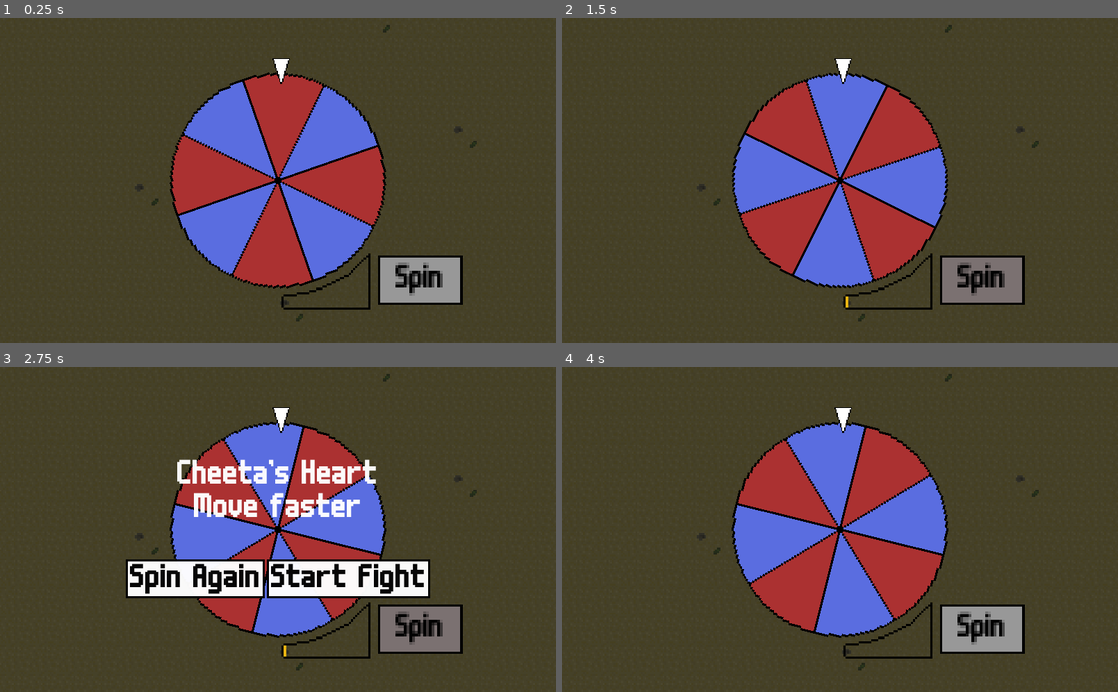
Above: before the commit, frames 1-4 (two rows, left to right).
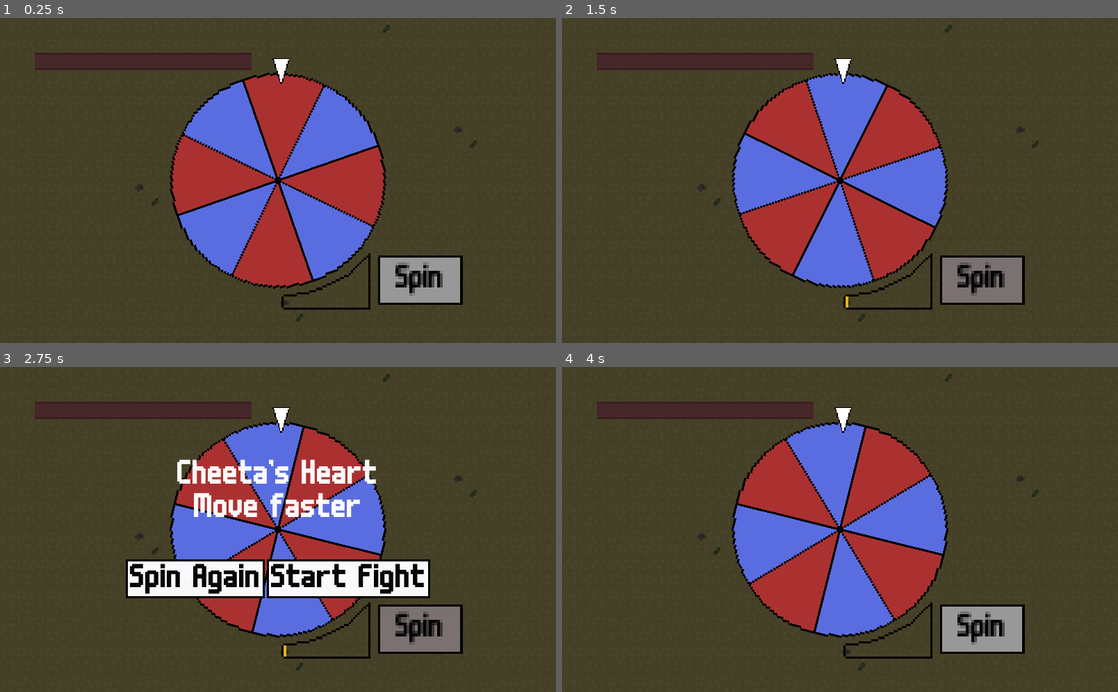
Above: after the commit, the same moments.

Repository: ectucker1/ksufalljam2020
Game: Godot game, scene res://Arena/Arena.tscn
The game is run twice, just before and just after one commit, with the same random seed, the same clock (stepped at 60 frames per second) and the same inputs. The engine's default icon, where the game draws it, is replaced by a stand-in: a white triangle on a blue panel in a dark square.
Inputs (mouse positions are in pixels of both pictures, inside the frame that each line leads up to):
- Up to frame 1 (0.25 s): no input
- Up to frame 2 (1.5 s): click "Spin" at 0.5 s; move the mouse to (962, 164) at 1.27 s; press the mouse at (962, 164) at 1.28 s; hold D (move_right) from 1.28 s (still down)
- Up to frame 3 (2.75 s): move the mouse to (166, 545) at 2.02 s; release D (move_right) at 2.03 s; release the mouse at (166, 545) at 2.03 s; hold S (move_down) from 2.03 s (still down); right-click (166, 545) at 2.1 s
- Up to frame 4 (4 s): release S (move_down) at 2.75 s; click "Spin Again" at 2.75 s; move the mouse to (895, 458) at 3.52 s; press the mouse at (895, 458) at 3.53 s; hold D (move_right) from 3.53 s (still down)

The runs differ from the first frame. In frame 1, 1.6% of the frame differs, in the area x 6-46%, y 10-17%; in frame 2, 1.6%; in frame 3, 1.6%; in frame 4, 1.6%.

Commit message:
Added a basic healthbar

Diff:
--- a/Arena/Arena.tscn
+++ b/Arena/Arena.tscn
@@ -6,6 +6,7 @@
 [ext_resource path="res://Arena/tilemaps/walls_front.png" type="Texture" id=4]
 [ext_resource path="res://Arena/tilemaps/walls.png" type="Texture" id=5]
 [ext_resource path="res://Arena/tilemaps/ground.png" type="Texture" id=6]
+[ext_resource path="res://ui/hud/hud.tscn" type="PackedScene" id=7]
 
 [sub_resource type="NavigationPolygon" id=1]
 vertices = PoolVector2Array( -208, -208, 208, -208, 208, 208, -208, 208 )
@@ -45,6 +46,8 @@
 rotation = -1.94462e-06
 rotate = false
 
+[node name="HudLayer" parent="." instance=ExtResource( 7 )]
+
 [node name="WheelLayer" type="CanvasLayer" parent="."]
 layer = 10
 
@@ -53,21 +56,16 @@
 player_path = NodePath("../../Player")
 
 [node name="Ground" type="Sprite" parent="."]
-z_index = -5
 texture = ExtResource( 6 )
 
 [node name="Walls" type="StaticBody2D" parent="."]
-collision_layer = 32
-collision_mask = 31
 
 [node name="walls_front" type="Sprite" parent="Walls"]
 position = Vector2( 0, 16 )
-z_index = 5
 texture = ExtResource( 4 )
 
 [node name="walls" type="Sprite" parent="Walls"]
 position = Vector2( 0, 56 )
-z_index = -5
 texture = ExtResource( 5 )
 
 [node name="CollisionTop" type="CollisionShape2D" parent="Walls"]
--- a/player/player.tscn
+++ b/player/player.tscn
@@ -185,7 +185,7 @@
 texture = ExtResource( 2 )
 vframes = 4
 hframes = 3
-frame = 9
+frame = 11
 __meta__ = {
 "_edit_lock_": true
 }
@@ -195,7 +195,7 @@
 texture = ExtResource( 2 )
 vframes = 4
 hframes = 3
-frame = 6
+frame = 8
 __meta__ = {
 "_edit_lock_": true
 }
@@ -205,7 +205,7 @@
 texture = ExtResource( 2 )
 vframes = 4
 hframes = 3
-frame = 3
+frame = 5
 __meta__ = {
 "_edit_lock_": true
 }
@@ -215,6 +215,7 @@
 texture = ExtResource( 2 )
 vframes = 4
 hframes = 3
+frame = 2
 __meta__ = {
 "_edit_lock_": true
 }
--- /dev/null
+++ b/ui/hud/healthbar.gd
@@ -0,0 +1,6 @@
+extends TextureProgress
+
+
+func _process(delta):
+	if GlobalConsts.player != null:
+		value = GlobalConsts.player.status.health
--- /dev/null
+++ b/ui/hud/hud.tscn
@@ -0,0 +1,31 @@
+[gd_scene load_steps=4 format=2]
+
+[ext_resource path="res://ui/healthbar.png" type="Texture" id=1]
+[ext_resource path="res://ui/backbar.png" type="Texture" id=2]
+[ext_resource path="res://ui/hud/healthbar.gd" type="Script" id=3]
+
+[node name="HudLayer" type="CanvasLayer"]
+
+[node name="Control" type="Control" parent="."]
+anchor_right = 1.0
+anchor_bottom = 1.0
+__meta__ = {
+"_edit_use_anchors_": false
+}
+
+[node name="TextureProgress" type="TextureProgress" parent="Control"]
+margin_left = 64.0
+margin_top = 64.0
+margin_right = 464.0
+margin_bottom = 96.0
+rect_min_size = Vector2( 400, 32 )
+size_flags_horizontal = 3
+size_flags_vertical = 3
+value = 100.0
+texture_under = ExtResource( 2 )
+texture_progress = ExtResource( 1 )
+nine_patch_stretch = true
+script = ExtResource( 3 )
+__meta__ = {
+"_edit_use_anchors_": false
+}
Not shown: 1 places in Arena/Arena.tscn that only renumber resources
Binary file added: ui/backbar.png
Not shown, added: ui/backbar.png.import
Binary file added: ui/healthbar.png
Not shown, added: ui/healthbar.png.import
